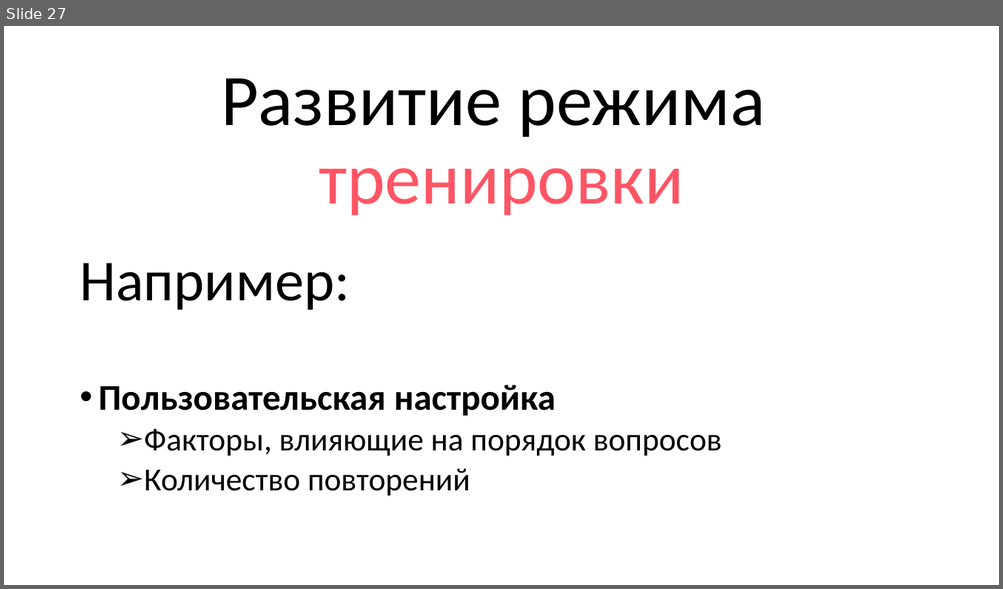
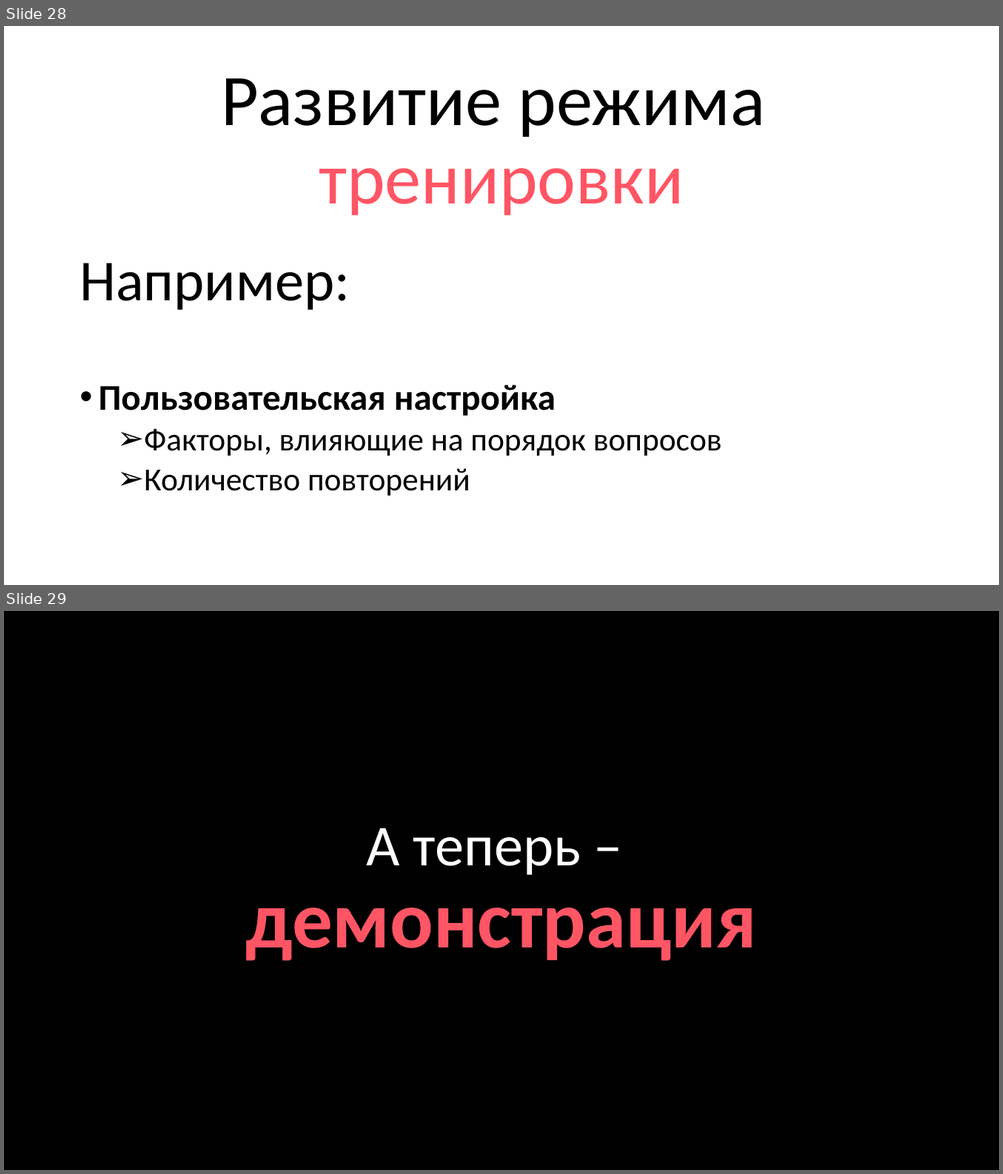
Before and after one commit to thecattest/testing-system, a slide deck: presentation.pptx. Shown one above the other, each under a label of ours: slide 27 before the commit, slides 28 and 29 after it. The pictures are 1003x589 and 1003x1174 pixels, drawn with LibreOffice and Linux fonts; fonts in the diff are those of the drawing. Boxes give left, top, right and bottom in pixels: in the first picture for what was removed or moved away, otherwise in the second. Text is boxed around its words. In the diff, an @@ line names an element or a change of style, - is before the commit and + after.

```diff
--- a/presentation.pptx
+++ b/presentation.pptx
@@ slide 29 added at [4, 611, 999, 1170], background #000000 @@
@@ title added at [246, 828, 757, 961], 78 pt, text #FF5564, bold @@
+А теперь –
+демонстрация
@@ what was slide 27 is now slide 28 @@
```
Also in this commit, not shown: 4 slides changed, 4 other slides added, 3 slides removed.
